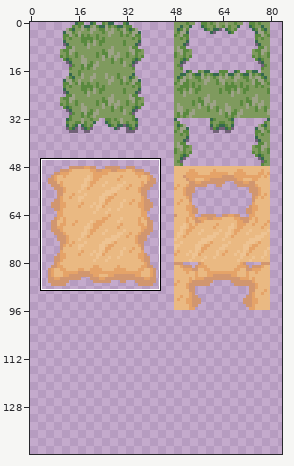
File history of a pixel-art file, assets/sprites/tileset_overlay.aseprite. The picture above shows the old version from afar; the outline marks the close-up.
Close-up. Old version:
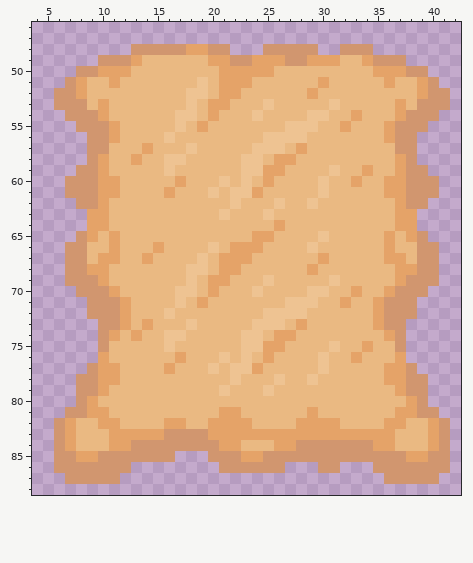
160x144 pixels, 1 frame. Shown: x 4..42, y 46..88. The wide view leaves out empty margins. The commit also changed other parts of the picture, which this record leaves out.
Once edited:
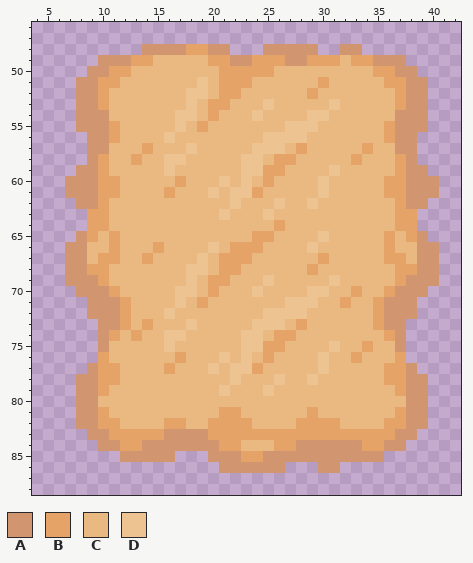
Palette (. is transparent): A #d1966f  B #e5a368  C #eab982  D #eec392
Change:
y 48: x 13 A -> .; x 34 A -> .
y 49: x 14 C -> B; x 33 C -> B
y 50: x 8 A -> .; x 10 B -> A; x 37 B -> A; x 39 A -> .
y 51: x 7..10 ABCC -> .AAB; x 37..40 CCBA -> BAA.
y 52: x 6..10 AABCC -> ..AAB; x 37..41 CCBAA -> BAA..
y 53: x 6..7 AA -> ..; x 9 C -> A; x 38 C -> A; x 40..41 AA -> ..
y 54: x 7 A -> .; x 10 B -> A; x 33 B -> C; x 37 B -> A; x 40 A -> .
y 55: x 32 B -> C
y 57: x 34 C -> B
y 58: x 33 C -> B
y 59: x 34 B -> C
y 60: x 33 B -> C
y 80: x 9 B -> A; x 38 B -> A
y 81: x 7 A -> .; x 9 B -> A; x 38 B -> A; x 40 A -> .
y 82: x 6..9 ABCC -> ..AA; x 38..41 CCBA -> AA..
y 83: x 6..10 ABCCC -> ...AA; x 37..41 CCCBA -> AA...
y 84: x 6..11 ABCCCB -> ....AA; x 13 A -> B; x 34 A -> B; x 36..41 BCCCBA -> AA....
y 85: x 6..11 AABBAA -> ......; x 36..41 AABBAA -> ......
y 86: x 6..12 AAAAAAA -> .......; x 35..41 AAAAAAA -> .......
y 87: x 7..11 AAAAA -> .....; x 36..40 AAAAA -> .....
Where, in picture pixels (left, top, right, bottom), the same in both close-ups:
changed: (54, 44, 153, 121)
changed: (340, 44, 450, 187)
changed: (54, 396, 142, 484)
changed: (362, 396, 450, 484)
